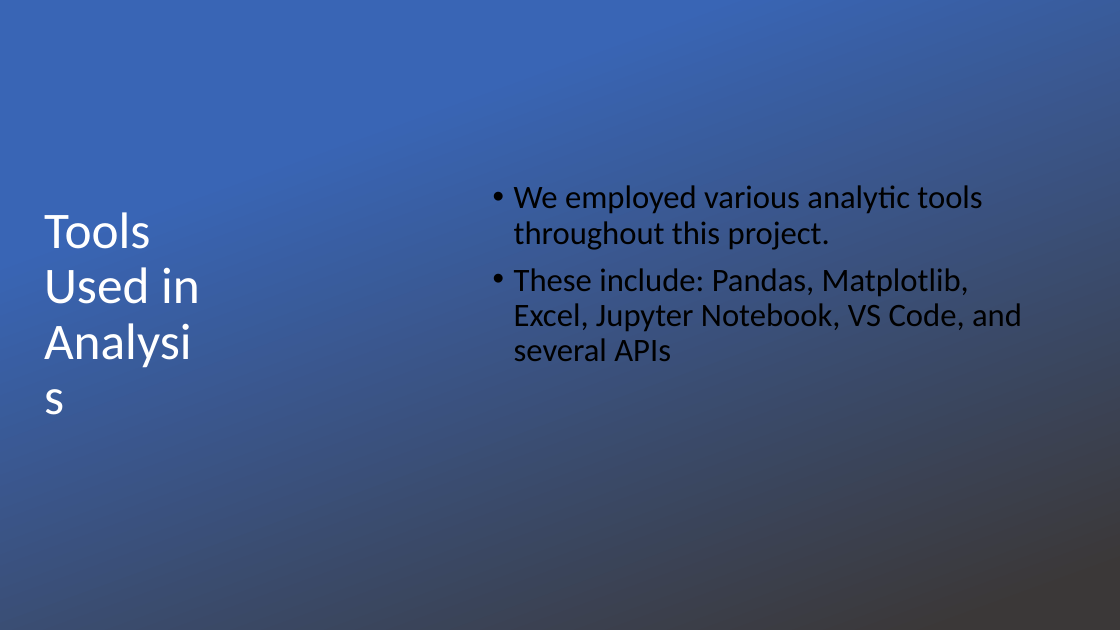
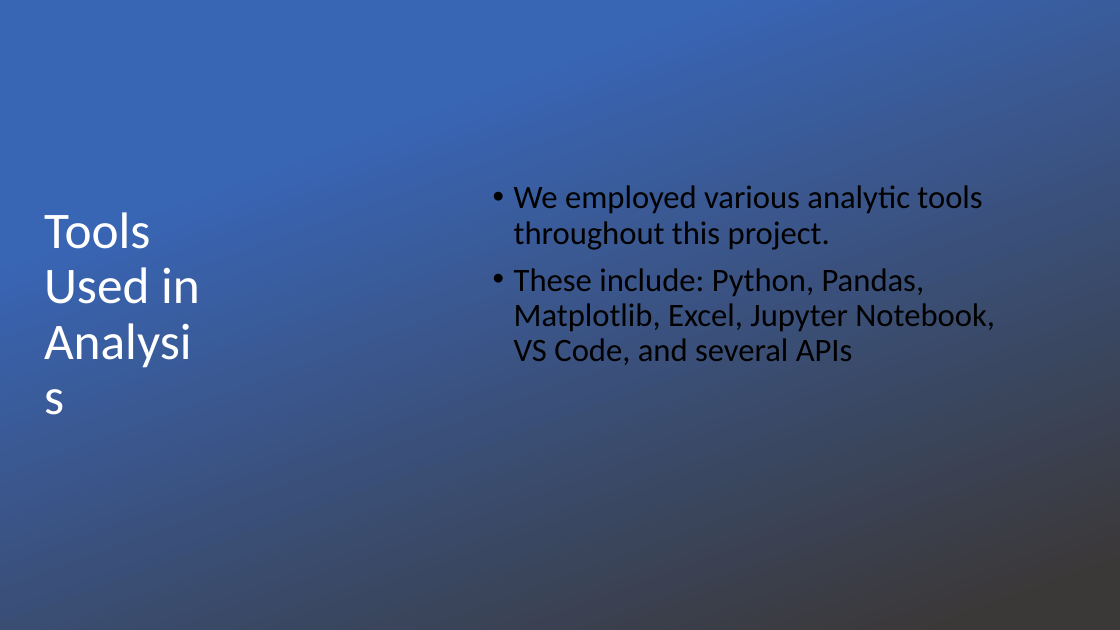
Before and after one commit to gonzaloreusch/Air-Quality, a slide deck: slide 9 of AQI_Presentation.pptx. Drawn at 1120x630 pixels with LibreOffice and Linux fonts; fonts in the diff are those of the drawing; background and template pictures are left out. Boxes give left, top, right and bottom in pixels: in the first picture for what was removed or moved away, otherwise in the second. Text is boxed around its words. In the diff, an @@ line names an element or a change of style, - is before the commit and + after.

```diff
--- a/AQI_Presentation.pptx
+++ b/AQI_Presentation.pptx
@@ text at <box>514,268,995,365</box>: text changed @@
-• These include: Pandas, Matplotlib, Excel, Jupyter Notebook, VS Code, and several APIs
+• These include: Python, Pandas, Matplotlib, Excel, Jupyter Notebook, VS Code, and several APIs
```
Also in this commit, not shown: 1 other slide changed.
